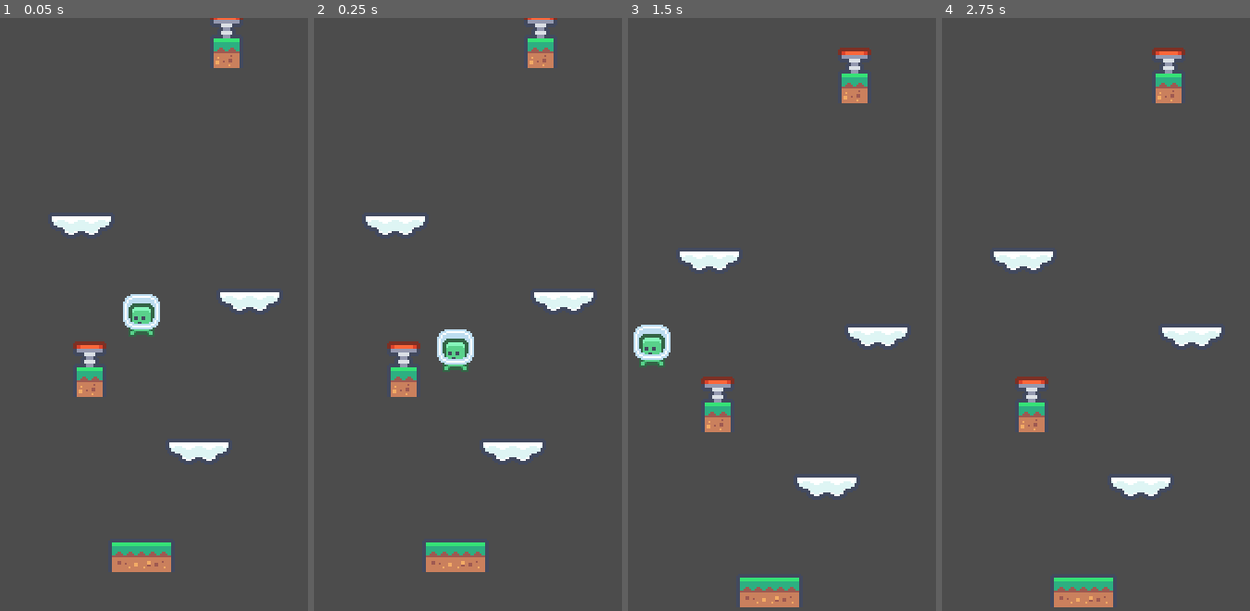
Above: before the commit, frames 1-4 (left to right).
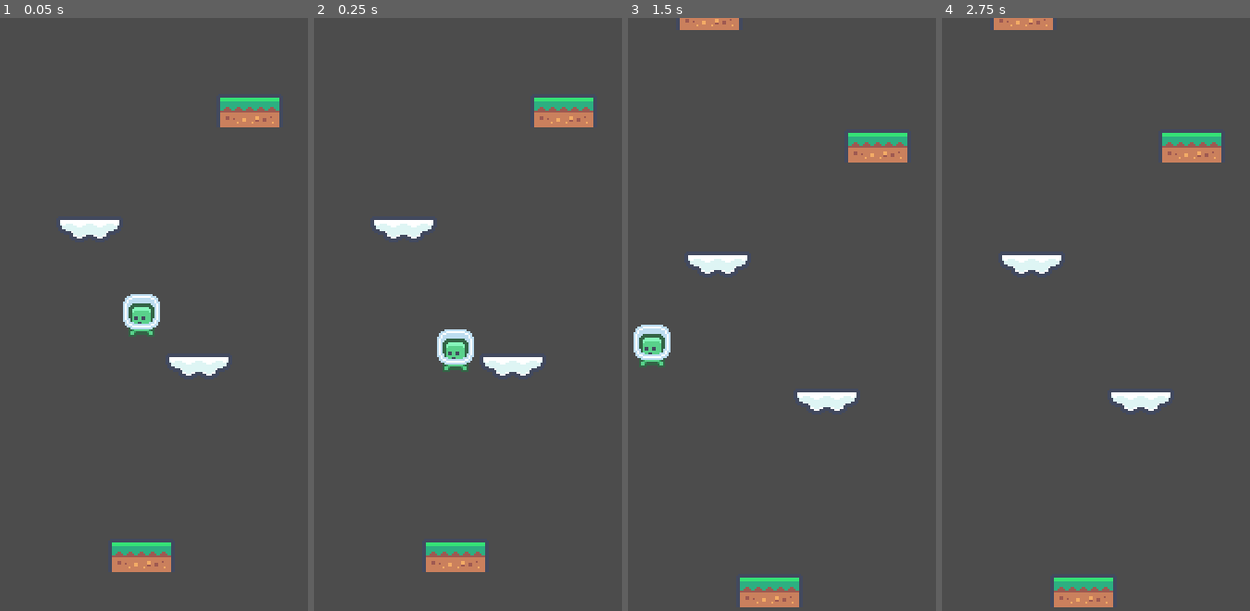
Above: after the commit, the same moments.

Repository: DanielMoorais/Jump-to-the-moon
Game: Godot game, scene res://scenes/doodle_jump.tscn
Same seed, same stepped clock (60 frames per second), same inputs: the game is played once before the commit and once after it.
Inputs:
- Up to frame 1 (0.05 s): no input
- Up to frame 2 (0.25 s): no input
- Up to frame 3 (1.5 s): hold Right (ui_right) 0.53-1.28 s; hold Left (ui_left) from 1.28 s (still down)
- Up to frame 4 (2.75 s): release Left (ui_left) at 2.03 s; hold Right (ui_right) from 2.03 s (still down)

The runs differ from the first frame. In frame 1, 4.0% of the frame differs, in the area x 16-91%, y 0-75%; in frame 2, 4.0%; in frame 3, 4.5%, in the area x 16-91%, y 0-81%; in frame 4, 4.5%.
Error before the commit: Invalid get index 'position' (on base: 'previously freed instance'). (res://scripts/game.gd:34)
Error after the commit: Invalid get index 'position' (on base: 'previously freed instance'). (res://scripts/game.gd:33)

Commit message:
Fix on platform generation

Diff:
--- a/scenes/platforms/cloudPlatform.tscn
+++ b/scenes/platforms/cloudPlatform.tscn
@@ -9,7 +9,7 @@
 
 [node name="cloudPlatform" type="StaticBody2D"]
 script = ExtResource( 3 )
-jumpForce = 1.2
+jumpForce = 1.1
 
 [node name="leftCloud" type="Sprite" parent="."]
 position = Vector2( -9, 0 )
--- a/scripts/game.gd
+++ b/scripts/game.gd
@@ -10,25 +10,24 @@
 func LevelGenerator(amount):
 	for itens in amount:
 		var newPlatform
-		var newType = randi() % 3
-		platformInicialPositionY -= rand_range(36, 54)
+		var randNumber = randi() % 100
+		platformInicialPositionY -= rand_range(60, 100)
 		var platformPositionX = rand_range(30,150)
 
-		if newType == 0:
+		if randNumber < 70:
 			newPlatform = platformScene[0].instance() as StaticBody2D
-		elif newType == 1:
+		elif randNumber < 90:
 			newPlatform = platformScene[1].instance() as StaticBody2D
 			newPlatform.connect("deleteObject",self, "deleteObject")
-		elif newType == 2:
+		elif randNumber < 100:
 			newPlatform = platformScene[2].instance() as StaticBody2D
 
-		if newType != 0:
-			newPlatform.position = Vector2(platformPositionX, platformInicialPositionY)
-			platformContainer.call_deferred("add_child",newPlatform)
+		newPlatform.position = Vector2(platformPositionX, platformInicialPositionY)
+		platformContainer.call_deferred("add_child",newPlatform)
 
 func _ready() ->void:
 	randomize()
-	LevelGenerator(20)
+	LevelGenerator(15)
 
 func _physics_process(delta):
 	if player.position.y < camera.position.y:
